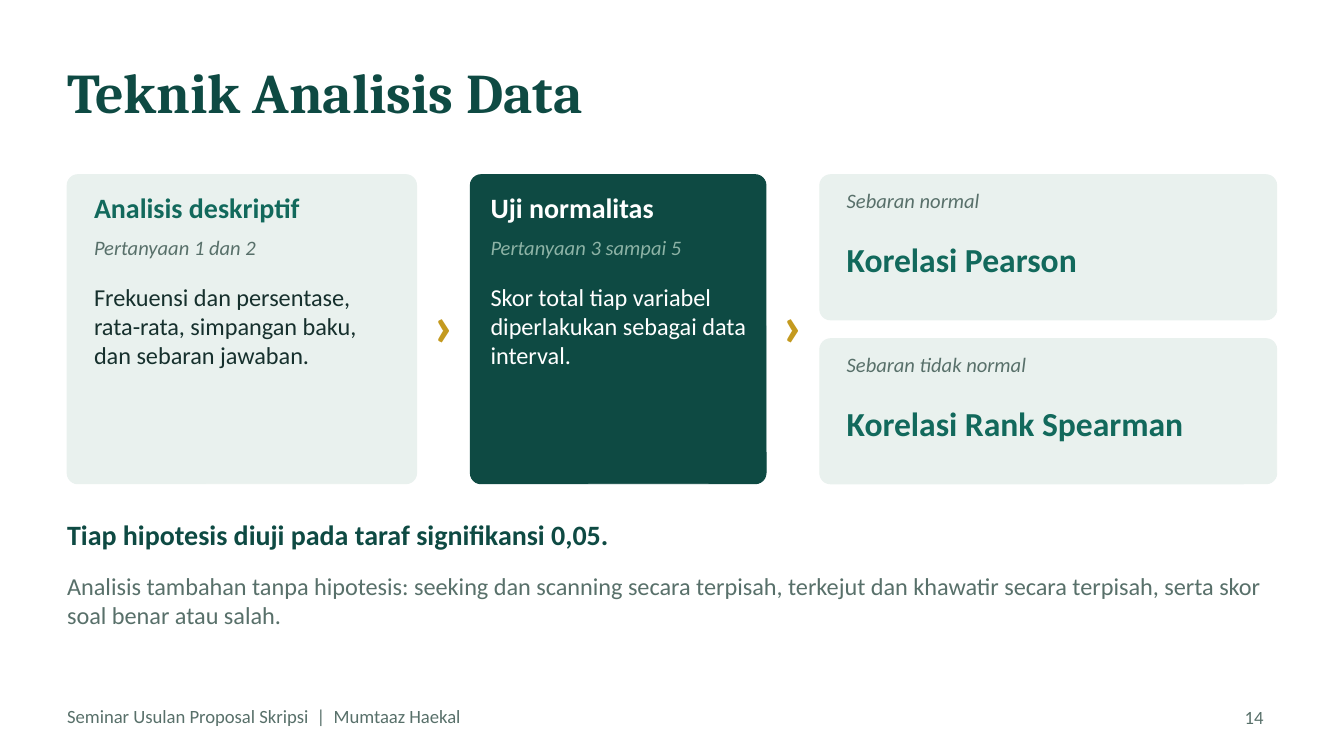
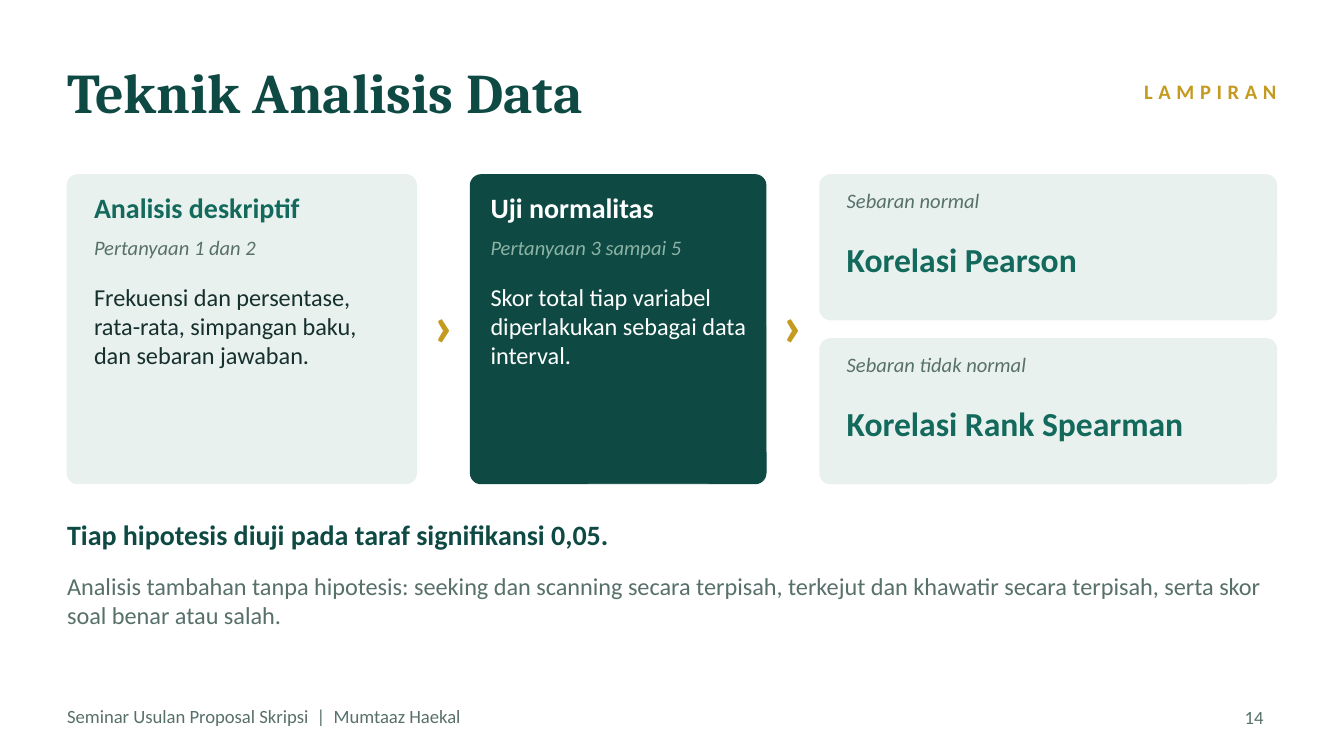
Before and after one commit to haikalmumtaz111-cyber/SEMPRO-TO-SKRIPSI, a slide deck: slide 14 of tema-2/output/presentasi-sempro.pptx. Drawn at 1344x756 pixels with LibreOffice and Linux fonts; fonts in the diff are those of the drawing. Boxes give left, top, right and bottom in pixels: in the first picture for what was removed or moved away, otherwise in the second. Text is boxed around its words. In the diff, an @@ line names an element or a change of style, - is before the commit and + after.

```diff
--- a/tema-2/output/presentasi-sempro.pptx
+++ b/tema-2/output/presentasi-sempro.pptx
@@ text added at <box>1144,85,1276,99</box>, 11 pt, text #C49A1F, bold @@
+LAMPIRAN
```
Also in this commit, not shown: 4 other slides changed, 1 other file.
